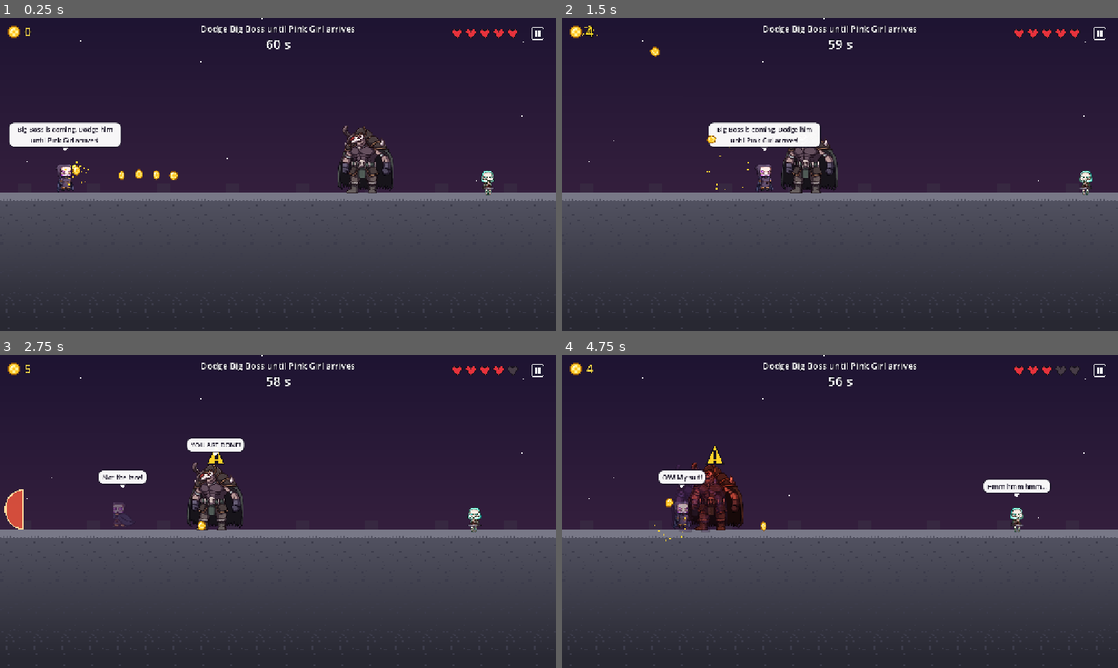
Above: before the commit, frames 1-4 (two rows, left to right).
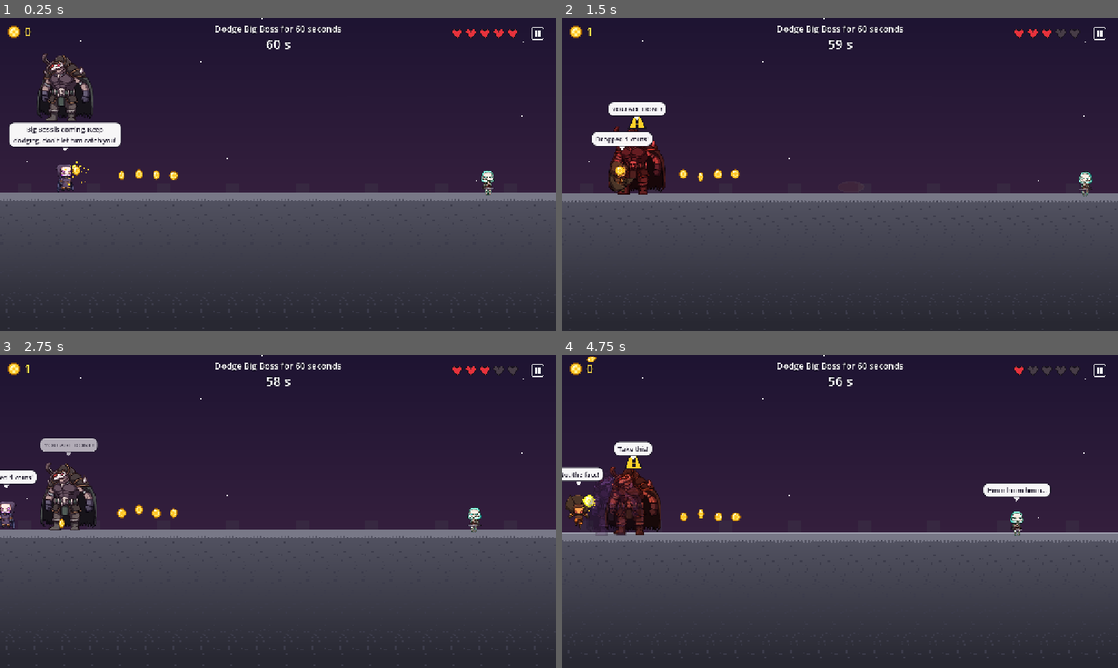
Above: after the commit, the same moments.

Repository: vikram3/CoinTrollAdventureSimplePrototype
Game: Godot game, scene res://scenes/levels/chapter_02/level_05_big_boss_dodge.tscn
The game is run twice, just before and just after one commit, with the same random seed, the same clock (stepped at 60 frames per second) and the same inputs. This scene is started directly instead of the project's main scene.
Inputs (mouse positions are in pixels of both pictures, inside the frame that each line leads up to):
- Up to frame 1 (0.25 s): no input
- Up to frame 2 (1.5 s): tap Enter (ui_accept) at 0.5 s; move the mouse to (962, 158) at 0.52 s; hold D (move_right) 0.53-1.25 s; hold J (attack) 0.53-1.25 s; click (962, 158) at 0.67 s; tap Space (jump) at 0.77 s; drag from (728, 190) to (1090, 199) at 1.27 s
- Up to frame 3 (2.75 s): move the mouse to (333, 442) at 2.02 s; hold A (move_left) from 2.03 s (still down); tap Shift (dash) at 2.1 s
- Up to frame 4 (4.75 s): release A (move_left) at 2.75 s; drag from (812, 574) to (1034, 520) at 2.77 s; move the mouse to (1006, 558) at 3.52 s; hold D (move_right) 3.53-4.25 s; tap X at 3.6 s; tap Space (jump) at 3.77 s; drag from (673, 464) to (756, 433) at 4.27 s

The runs differ from the first frame. In frame 1, 3.3% of the frame differs, in the area x 2-71%, y 2-56%; in frame 2, 6.4%; in frame 3, 5.2%; in frame 4, 8.3%, in the area x 0-100%, y 0-100%.

Commit message:
Level 5: Big Boss teleports onto CT when too far; hide Pink Girl from text
- Big Boss vanishes and drops onto the player when more than 650 px away (5 s cooldown)
- Level 5 trigger line and objective no longer mention Pink Girl, so her arrival is a surprise
- New teleport_distance and teleport_cooldown exports on big_boss.gd

Co-Authored-By: Claude Haiku 5.5 <noreply@anthropic.com>
Claude-Session: https://claude.ai/code/session_01LSyMjUD4EEFFUAorwC4Q2M

Diff:
--- a/scenes/levels/chapter_02/level_05_big_boss_dodge.tscn
+++ b/scenes/levels/chapter_02/level_05_big_boss_dodge.tscn
@@ -30,10 +30,10 @@
 script = ExtResource("1_r")
 level_number = 5
 level_name = "Rooftop Chase"
-trigger_line = "Big Boss is coming. Dodge him until Pink Girl arrives!"
+trigger_line = "Big Boss is coming. Keep dodging, don't let him catch you!"
 objective_type = 4
 survive_seconds = 60.0
-objective_text_override = "Dodge Big Boss until Pink Girl arrives"
+objective_text_override = "Dodge Big Boss for 60 seconds"
 level_bounds = Rect2(0, -400, 7400, 1120)
 kill_y = 900
 
@@ -266,6 +266,8 @@
 walk_speed = 230.0
 recover_time = 0.5
 illusion_chance = 0.25
+teleport_distance = 650.0
+teleport_cooldown = 5.0
 
 [node name="Skull1" parent="Enemies" instance=ExtResource("12_r")]
 position = Vector2(1100, 370)
--- a/scripts/enemies/big_boss.gd
+++ b/scripts/enemies/big_boss.gd
@@ -28,6 +28,11 @@
 ## Chance per attack that Big Boss leaves a fading illusion copy of himself behind.
 ## Cosmetic only for now: the copy never hits anything.
 @export var illusion_chance: float = 0.0
+## Teleport: when the target is this far away (px) in IDLE, Big Boss vanishes and drops onto the target.
+## 0 disables it.
+@export var teleport_distance: float = 0.0
+@export var teleport_cooldown: float = 4.0
+var _teleport_cd: float = 0.0
 @export_group("Lines")
 @export var lines_stagger: PackedStringArray = ["Grrh... lucky shot!", "What?! How?", "You'll pay for that!"]
 
@@ -77,6 +82,7 @@
 		return
 	var target := get_target()
 	tint = Color.WHITE
+	_teleport_cd = maxf(_teleport_cd - delta, 0.0)
 	match state:
 		State.DROP:
 			velocity.x = 0.0
@@ -99,6 +105,10 @@
 					velocity.x = move_toward(velocity.x, 0.0, 800.0 * delta)
 			else:
 				velocity.x = 0.0
+			if target and teleport_distance > 0.0 and _teleport_cd <= 0.0 and is_on_floor() \
+					and absf(target.global_position.x - global_position.x) > teleport_distance:
+				_teleport_onto(target)
+				return
 			if randf() < 0.002:
 				say_line(lines_idle, "idle")
 			if target and is_on_floor() and _goal_y(target) - global_position.y > 60.0:
@@ -177,6 +187,18 @@
 	_to_idle()
 
 
+## Vanishes and reappears above the target, then falls onto them (the fall lands as a slam).
+func _teleport_onto(target: Node2D) -> void:
+	var x := clampf(target.global_position.x, arena_min_x, arena_max_x)
+	global_position = Vector2(x, _goal_y(target) - 200.0)
+	velocity = Vector2.ZERO
+	state = State.FALL
+	_teleport_cd = teleport_cooldown
+	if warning:
+		warning.visible = false
+	Sfx.play("warning")
+
+
 func _begin_windup(target: Node2D) -> void:
 	_next_attack = "slam" if randf() < slam_chance else "slash"
 	if illusion_chance > 0.0 and randf() < illusion_chance:
